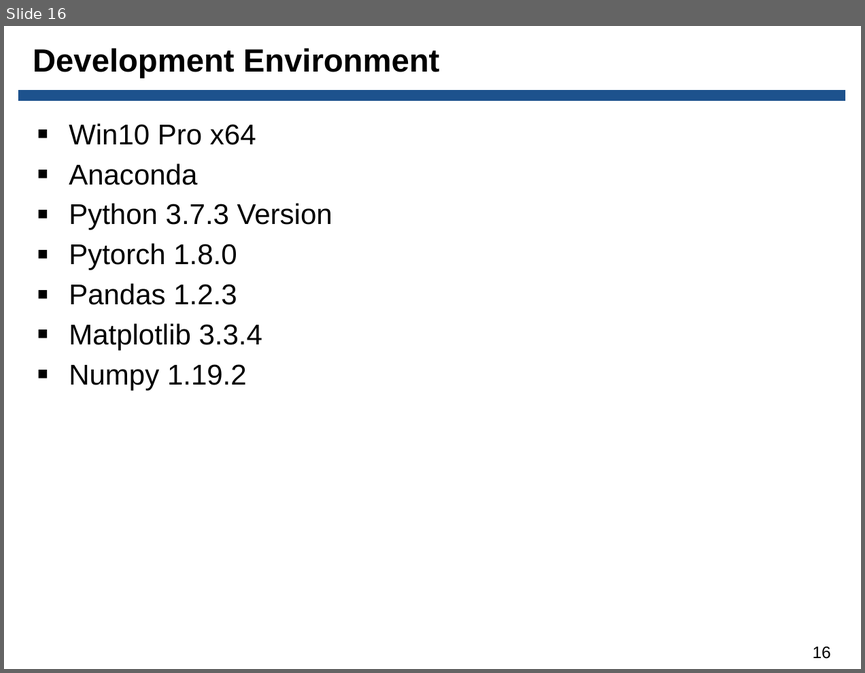
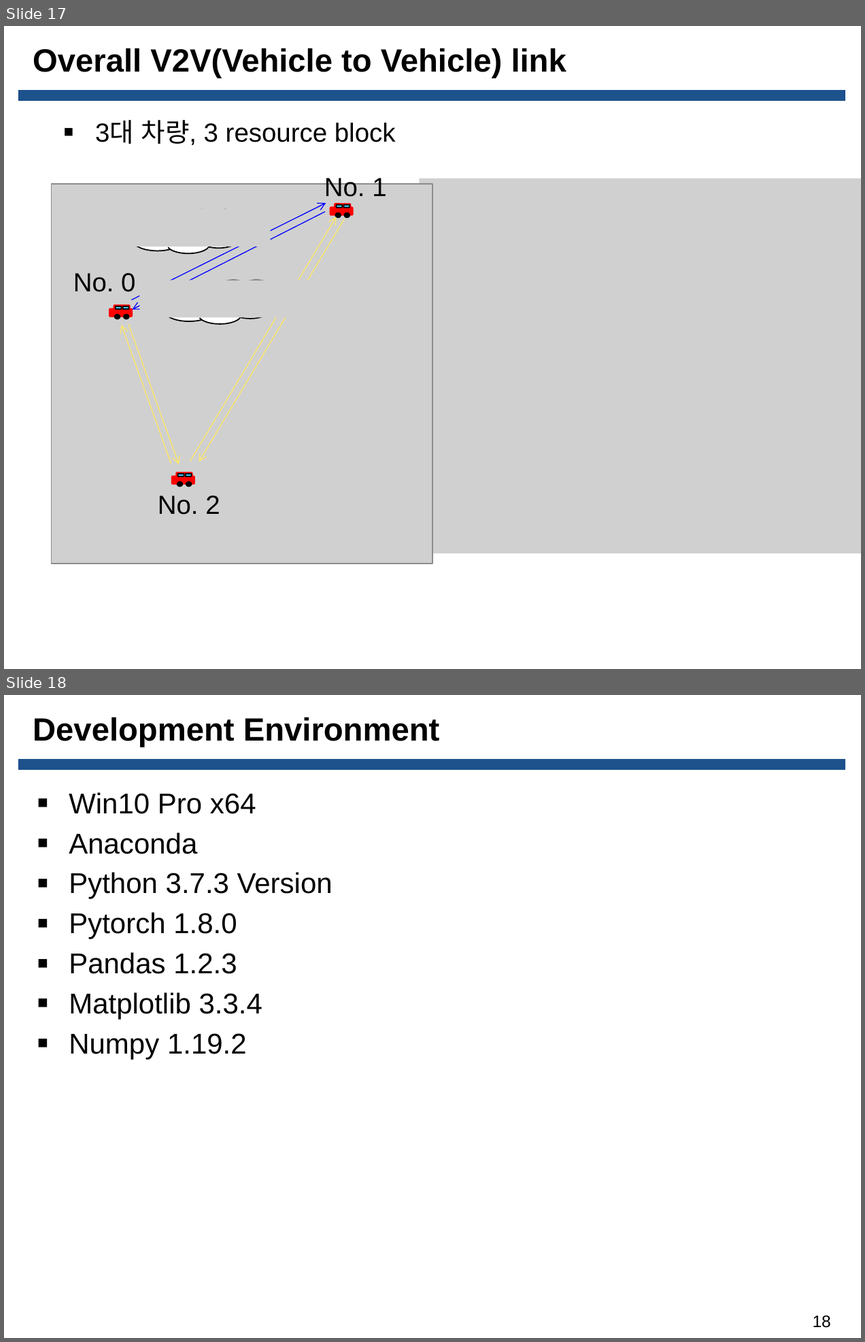
Before and after one commit to Donghee123/MS, a slide deck: V2V DQN Study/C-V2X 3GPP Release 14 채널 시뮬레이션 ppt/20210915_C-V2X 3GPP Release 14 채널 시뮬레이션_한동희_발표자료.pptx. Shown one above the other, each under a label of ours: slide 16 before the commit, slides 17 and 18 after it. The pictures are 865x673 and 865x1342 pixels, drawn with LibreOffice and Linux fonts; fonts in the diff are those of the drawing; grey boxes stand for pictures; background and template pictures are left out. Boxes give left, top, right and bottom in pixels: in the first picture for what was removed or moved away, otherwise in the second. Text is boxed around its words. In the diff, an @@ line names an element or a change of style, - is before the commit and + after.

```diff
--- a/V2V DQN Study/C-V2X 3GPP Release 14 채널 시뮬레이션 ppt/20210915_C-V2X 3GPP Release 14 채널 시뮬레이션_한동희_발표자료.pptx
+++ b/V2V DQN Study/C-V2X 3GPP Release 14 채널 시뮬레이션 ppt/20210915_C-V2X 3GPP Release 14 채널 시뮬레이션_한동희_발표자료.pptx
@@ slide 17 added at [4,26,861,669], background picture (left out); not listed: 1 template element that a slide beside it also shows @@
@@ title added at [33,48,566,78], 27 pt, text #000000, bold @@
+Overall V2V(Vehicle to Vehicle) link
@@ text added at [95,120,396,145], 22 pt, text #000000 @@
+▪ 3대 차량, 3 resource block
@@ picture added at [419,178,861,554] @@
@@ group added at [51,176,432,563]: 12 rounded rectangles, 6 ellipses, 6 arrows, 3 pictures, 3 texts, 2 clouds @@
+No. 0
+No. 1
+No. 2
@@ what was slide 16 is now slide 18 @@
@@ page number at [813,1315,831,1327]: text changed @@
-16
+18
```
Also in this commit, not shown: 1 slide changed, 1 other slide added, 2 other files.
